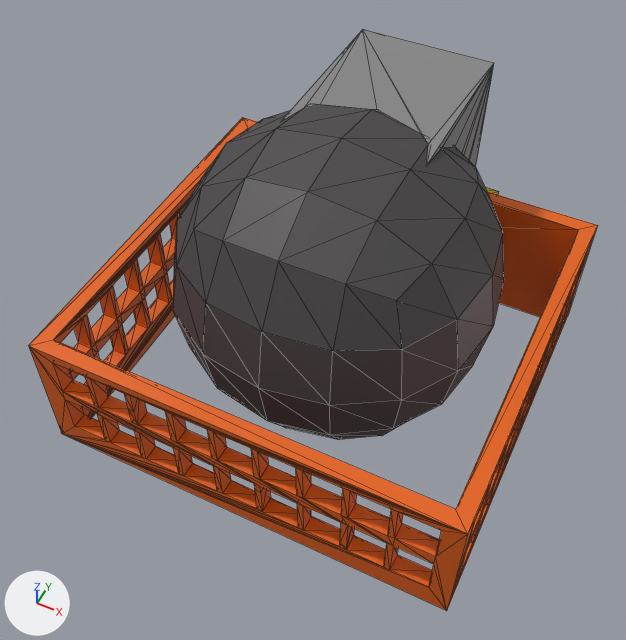
The glTF model space_colony_3d/assets/3d_models/ship/pod_hangar/pod_hangar.glb, before and after one commit.
The view is the same before and after, from a camera (50 mm lens) standing at (1.77, -3.92, 5.3) and looking at (-0.13, -0.12, 0.55). Arrows for +X, +Y and +Z are at lower left; the lights stay in place. Mesh edges are drawn as thin lines. Where no turn or scale is listed for an object, it has been applied to the vertices. Vertices at the same position are counted once.

Before the edit, the objects in view are built like this:
```python
me_cube_005 = bpy.data.meshes.new('Cube.005')
me_cube_005.from_pydata(...)  # 622 vertices, 1450 faces; spans x -1.5..1.5, y -1.5..2.5, z -0.15..2.14
# faces by material slot: [1124, 192, 112, 10, 12]
me_cube_005.materials.append(mat_material)  # orange #e76309
me_cube_005.materials.append(mat_material_007)  # dark grey #474446
me_cube_005.materials.append(mat_material_009)  # grey #878787
me_cube_005.materials.append(mat_material_010)  # light grey #bfbfbf
me_cube_005.materials.append(mat_material_011)  # yellow #8f8700
ob_pod = bpy.data.objects.new('Pod', me_cube_005)
ob_pod.location = (0.0, 0.0, 0.0)
```
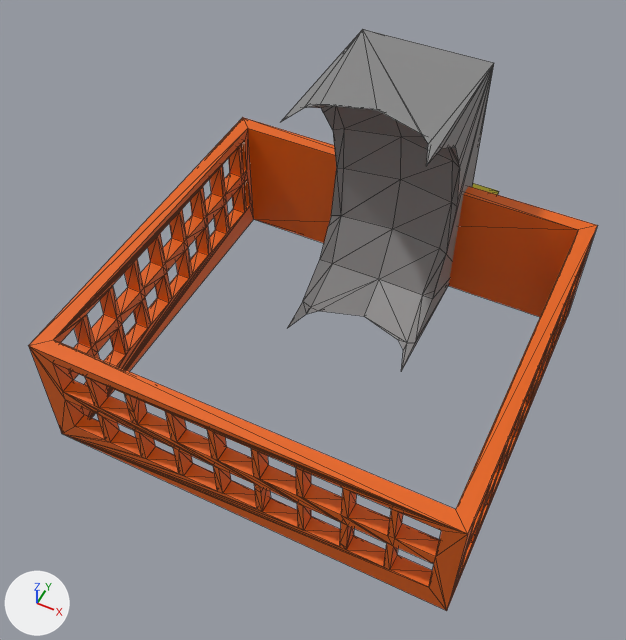
Diff of the bpy script that builds the scene:
```diff
--- a/space_colony_3d/assets/3d_models/ship/pod_hangar/pod_hangar.glb.py
+++ b/space_colony_3d/assets/3d_models/ship/pod_hangar/pod_hangar.glb.py
@@ me_cube_005 @@
 # used by ob_pod; location = (0.0, 0.0, 0.0)
-me_cube_005.from_pydata(...)  # 622 vertices, 1450 faces; spans x -1.5..1.5, y -1.5..2.5, z -0.15..2.14
+me_cube_005.from_pydata(...)  # 525 vertices, 1258 faces; spans x -1.5..1.5, y -1.5..2.5, z -0.15..2.0
+# me_cube_005 part 1
+# 97 vertices are removed from x -1.14..1.14, y -1.14..1.06, z -0.14..2.14
+# 258 faces are deleted
+# 66 new faces join them, mat_material_009 (grey #878787)
+# me_cube_005 part 2: 17 faces spanning x -0.45..0.45, y 0.43..1.14, z 0.01..1.83 switch from mat_material_007 (dark grey #474446) to mat_material_009 (grey #878787)
 me_cube_005.materials.append(mat_material)
```

Pixel boxes [x1, y1, x2, y2] of what changed, in the pictures (626 x 640 px):
part 1 of me_cube_005, cut back
    before: [173, 105, 504, 440]
    after: [303, 105, 460, 371]
part 2 of me_cube_005, recoloured
    after: [332, 106, 453, 342]
